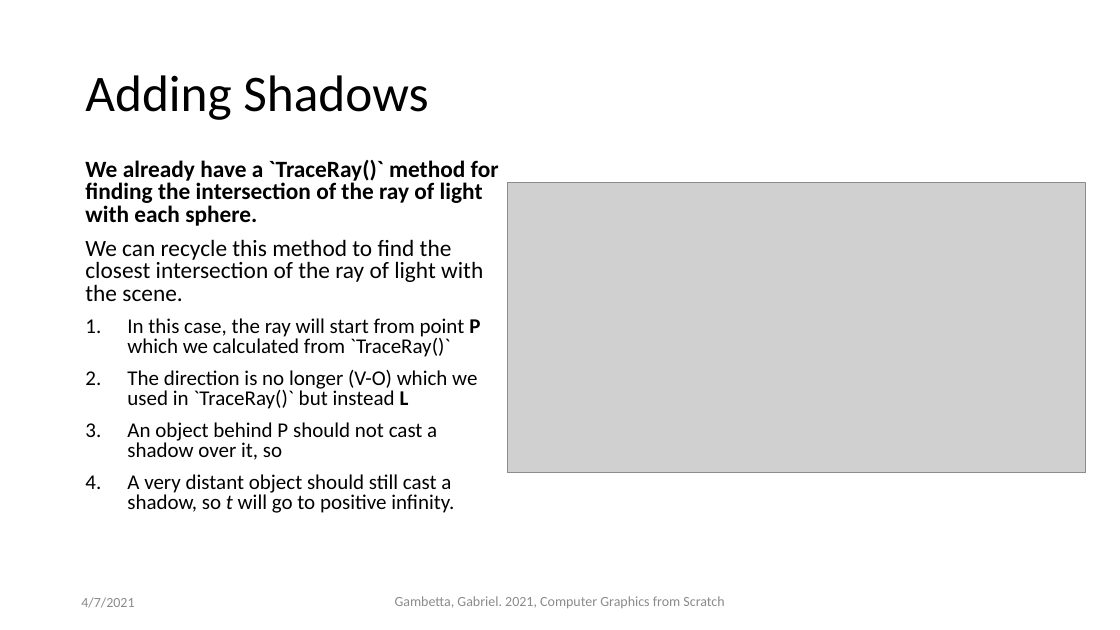
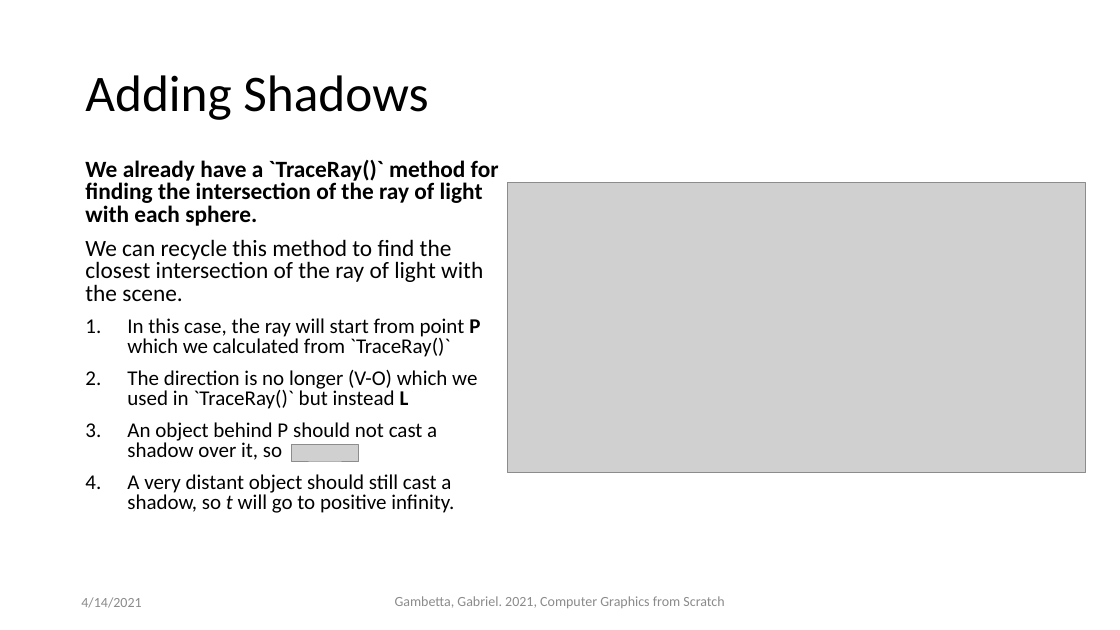
Before and after one commit to ctrachte/JS-Computer-Graphics-Demo, a slide deck: slide 3 of computer-graphics-js-2.pptx. Drawn at 1120x630 pixels with LibreOffice and Linux fonts; fonts in the diff are those of the drawing; grey boxes stand for pictures. Boxes give left, top, right and bottom in pixels: in the first picture for what was removed or moved away, otherwise in the second. Text is boxed around its words. In the diff, an @@ line names an element or a change of style, - is before the commit and + after.

Commit message:
finish ppt slide deck, updated code to include new raytrace methods, reflections, shadows

```diff
--- a/computer-graphics-js-2.pptx
+++ b/computer-graphics-js-2.pptx
@@ picture added at (292, 444, 358, 461) @@
@@ text at (81, 597, 141, 608): text changed @@
-4/7/2021
+4/14/2021
```
Also in this commit, not shown: 4 other slides changed, 5 slides added, 1 other file.
